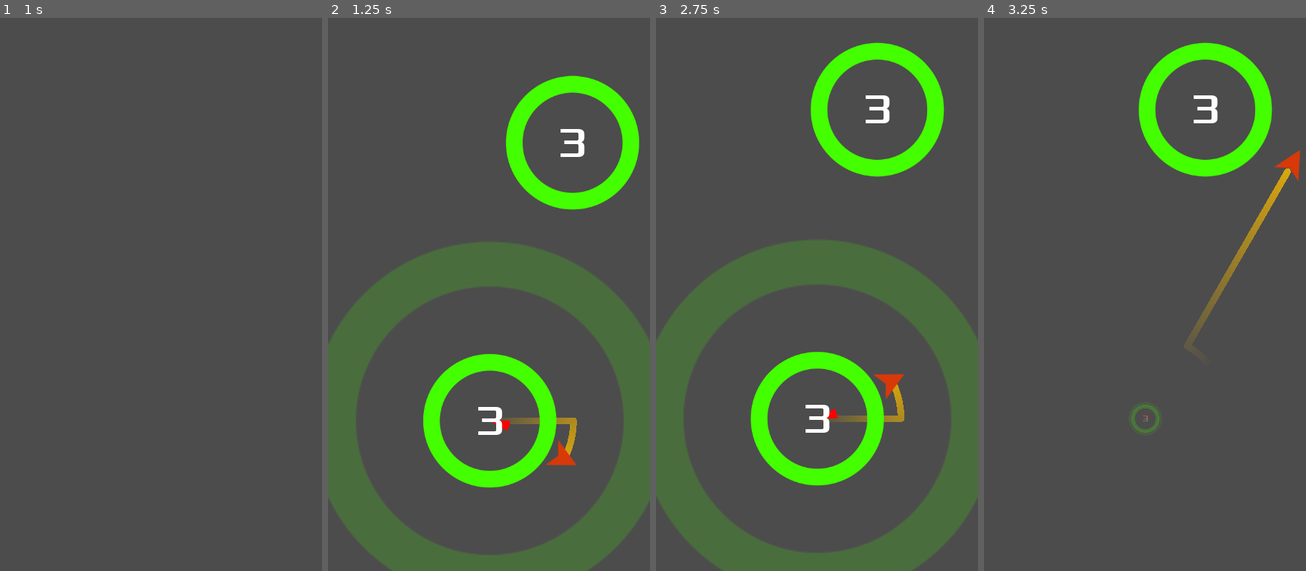
Above: before the commit, frames 1-4 (left to right).
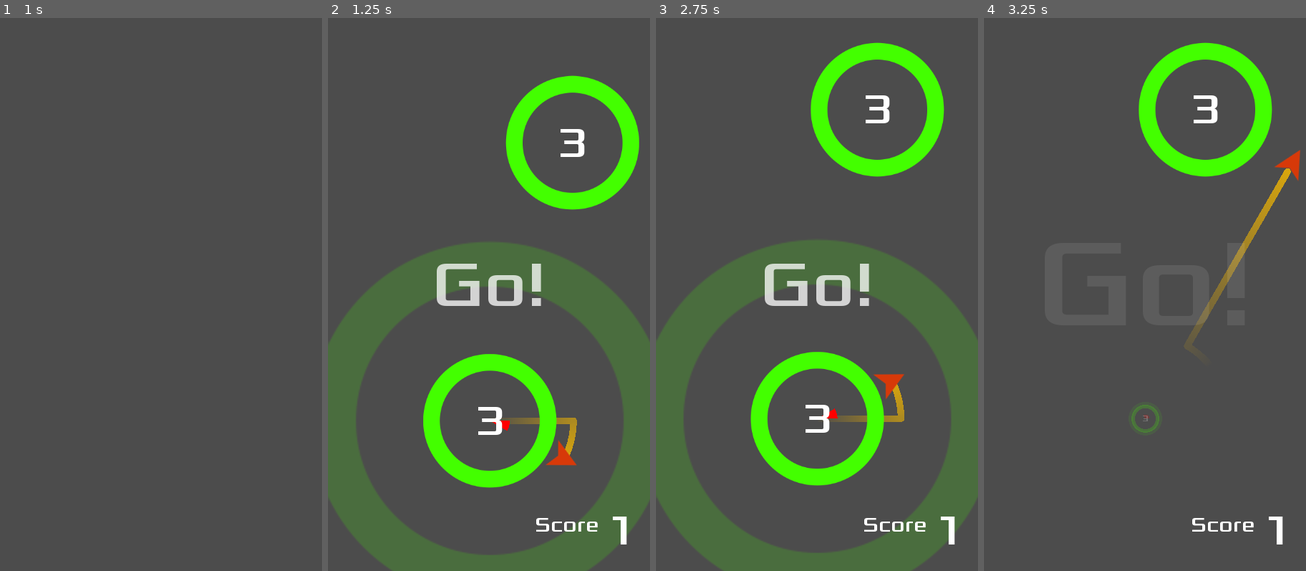
Above: after the commit, the same moments.

Repository: kidscancode/circle_jump
Game: Godot game, scene res://Main.tscn
Two runs of this game, one before a commit and one after it. Both use one fixed random seed, a clock stepped at 60 frames per second and the inputs below.
Inputs (mouse positions are in pixels of both pictures, inside the frame that each line leads up to):
- Up to frame 1 (1 s): click (103, 194) at 0.5 s
- Up to frame 2 (1.25 s): no input
- Up to frame 3 (2.75 s): move the mouse to (887, 255) at 1.27 s; click (887, 255) at 1.42 s; click (862, 194) at 2 s
- Up to frame 4 (3.25 s): move the mouse to (1080, 311) at 2.77 s; click (1080, 311) at 2.92 s

Frame 1 is identical in both runs. In frame 2, 1.4% of the frame differs, in the area x 33-93%, y 44-96%; in frame 3, 1.4%; in frame 4, 0.3%.

Commit message:
part 05 hud

Diff:
--- a/Main.gd
+++ b/Main.gd
@@ -4,11 +4,15 @@
 var Jumper = preload("res://objects/Jumper.tscn")
 
 var player
+var score = 0
 
 func _ready():
 	randomize()
+	$HUD.hide()
 
 func new_game():
+	score = 0
+	$HUD.update_score(score)
 	$Camera2D.position = $StartPosition.position
 	player = Jumper.instance()
 	player.position = $StartPosition.position
@@ -16,6 +20,8 @@
 	player.connect("captured", self, "_on_Jumper_captured")
 	player.connect("died", self, "_on_Jumper_died")
 	spawn_circle($StartPosition.position)
+	$HUD.show()
+	$HUD.show_message("Go!")
 
 func spawn_circle(_position=null):
 	var c = Circle.instance()
@@ -30,7 +36,10 @@
 	$Camera2D.position = object.position
 	object.capture(player)
 	call_deferred("spawn_circle")
+	score += 1
+	$HUD.update_score(score)
 
 func _on_Jumper_died():
 	get_tree().call_group("circles", "implode")
 	$Screens.game_over()
+	$HUD.hide()
--- a/Main.tscn
+++ b/Main.tscn
@@ -1,7 +1,8 @@
-[gd_scene load_steps=3 format=2]
+[gd_scene load_steps=4 format=2]
 
 [ext_resource path="res://Main.gd" type="Script" id=1]
 [ext_resource path="res://UI/Screens.tscn" type="PackedScene" id=2]
+[ext_resource path="res://UI/HUD.tscn" type="PackedScene" id=3]
 
 [node name="Main" type="Node"]
 script = ExtResource( 1 )
@@ -17,4 +18,6 @@
 smoothing_speed = 8.0
 
 [node name="Screens" parent="." instance=ExtResource( 2 )]
+
+[node name="HUD" parent="." instance=ExtResource( 3 )]
 [connection signal="start_game" from="Screens" to="." method="new_game"]
--- /dev/null
+++ b/UI/HUD.gd
@@ -0,0 +1,14 @@
+extends CanvasLayer
+
+func show_message(text):
+	$Message.text = text
+	$AnimationPlayer.play("show_message")
+
+func hide():
+	$ScoreBox.hide()
+
+func show():
+	$ScoreBox.show()
+
+func update_score(value):
+	$ScoreBox/HBoxContainer/Score.text = str(value)
--- /dev/null
+++ b/UI/HUD.tscn
@@ -0,0 +1,138 @@
+[gd_scene load_steps=8 format=2]
+
+[ext_resource path="res://UI/HUD.gd" type="Script" id=1]
+[ext_resource path="res://assets/fonts/Xolonium-Regular.ttf" type="DynamicFontData" id=2]
+[ext_resource path="res://assets/fonts/xolonium_64.tres" type="DynamicFont" id=3]
+
+[sub_resource type="DynamicFont" id=1]
+size = 32
+extra_spacing_top = 10
+font_data = ExtResource( 2 )
+
+[sub_resource type="DynamicFont" id=2]
+size = 64
+font_data = ExtResource( 2 )
+
+[sub_resource type="Animation" id=3]
+resource_name = "init"
+length = 0.1
+tracks/0/type = "value"
+tracks/0/path = NodePath("Message:custom_fonts/font:size")
+tracks/0/interp = 1
+tracks/0/loop_wrap = true
+tracks/0/imported = false
+tracks/0/enabled = true
+tracks/0/keys = {
+"times": PoolRealArray( 0 ),
+"transitions": PoolRealArray( 1 ),
+"update": 1,
+"values": [ 64 ]
+}
+tracks/1/type = "value"
+tracks/1/path = NodePath("Message:visible")
+tracks/1/interp = 1
+tracks/1/loop_wrap = true
+tracks/1/imported = false
+tracks/1/enabled = true
+tracks/1/keys = {
+"times": PoolRealArray( 0 ),
+"transitions": PoolRealArray( 1 ),
+"update": 1,
+"values": [ false ]
+}
+
+[sub_resource type="Animation" id=4]
+resource_name = "show_message"
+length = 0.75
+step = 0.01
+tracks/0/type = "value"
+tracks/0/path = NodePath("Message:visible")
+tracks/0/interp = 1
+tracks/0/loop_wrap = true
+tracks/0/imported = false
+tracks/0/enabled = true
+tracks/0/keys = {
+"times": PoolRealArray( 0 ),
+"transitions": PoolRealArray( 1 ),
+"update": 1,
+"values": [ true ]
+}
+tracks/1/type = "value"
+tracks/1/path = NodePath("Message:custom_fonts/font:size")
+tracks/1/interp = 1
+tracks/1/loop_wrap = true
+tracks/1/imported = false
+tracks/1/enabled = true
+tracks/1/keys = {
+"times": PoolRealArray( 0, 0.75 ),
+"transitions": PoolRealArray( 1, 1 ),
+"update": 0,
+"values": [ 64, 200 ]
+}
+tracks/2/type = "value"
+tracks/2/path = NodePath("Message:modulate")
+tracks/2/interp = 1
+tracks/2/loop_wrap = true
+tracks/2/imported = false
+tracks/2/enabled = true
+tracks/2/keys = {
+"times": PoolRealArray( 0, 0.75 ),
+"transitions": PoolRealArray( 1, 1 ),
+"update": 0,
+"values": [ Color( 1, 1, 1, 1 ), Color( 1, 1, 1, 0 ) ]
+}
+
+[node name="HUD" type="CanvasLayer"]
+script = ExtResource( 1 )
+
+[node name="ScoreBox" type="MarginContainer" parent="."]
+anchor_top = 1.0
+anchor_right = 1.0
+anchor_bottom = 1.0
+margin_top = -118.0
+custom_constants/margin_right = 20
+custom_constants/margin_top = 20
+custom_constants/margin_left = 20
+custom_constants/margin_bottom = 20
+
+[node name="HBoxContainer" type="HBoxContainer" parent="ScoreBox"]
+margin_left = 20.0
+margin_top = 20.0
+margin_right = 460.0
+margin_bottom = 98.0
+custom_constants/separation = 10
+alignment = 2
+
+[node name="Label" type="Label" parent="ScoreBox/HBoxContainer"]
+margin_left = 199.0
+margin_right = 295.0
+margin_bottom = 78.0
+size_flags_vertical = 5
+custom_fonts/font = SubResource( 1 )
+text = "Score"
+
+[node name="Score" type="Label" parent="ScoreBox/HBoxContainer"]
+margin_left = 305.0
+margin_right = 440.0
+margin_bottom = 78.0
+size_flags_vertical = 5
+custom_fonts/font = ExtResource( 3 )
+text = "100"
+
+[node name="Message" type="Label" parent="."]
+anchor_top = 0.5
+anchor_right = 1.0
+anchor_bottom = 0.5
+margin_top = -39.0
+margin_bottom = 39.0
+grow_vertical = 2
+custom_fonts/font = SubResource( 2 )
+text = "Message"
+align = 1
+valign = 1
+clip_text = true
+
+[node name="AnimationPlayer" type="AnimationPlayer" parent="."]
+autoplay = "init"
+anims/init = SubResource( 3 )
+anims/show_message = SubResource( 4 )
--- a/objects/Jumper.gd
+++ b/objects/Jumper.gd
@@ -35,7 +35,6 @@
 		position += velocity * delta
 
 func die():
-
 	target = null
 	queue_free()
 
